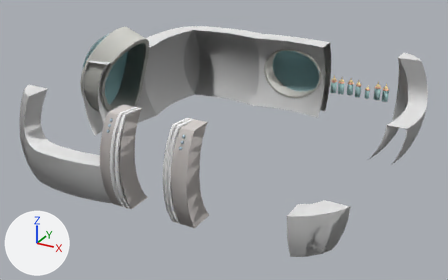
What one commit did to the glTF model www/models/lba2/iso_scenes/118.glb.
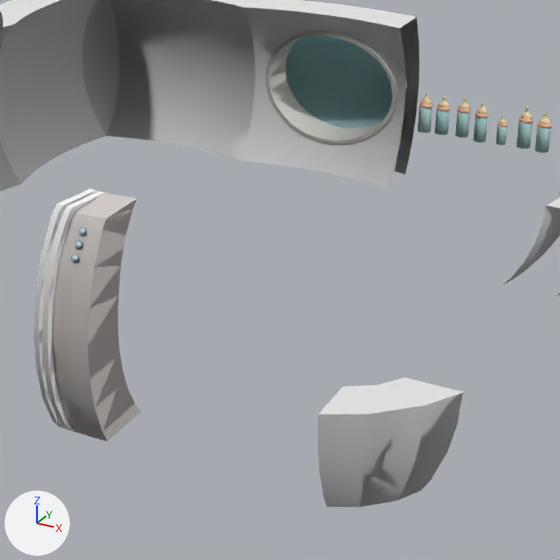
Each version is shown whole from a 50 mm lens placed at (50.91, -56.65, 14.23), pointed at (37.75, -32.71, 2.26), then close up on the part from 33% to 88% of the width and 13% to 100% of the height. The lights are fixed; the arrows at lower left show +X, +Y and +Z. Where no turn or scale is listed for an object, it has been applied to the vertices. Vertices at the same position are counted once.

Names of what the first close-up shows: 'colored', 'textured_51c720184e9b89eb', 'textured_e409904b42712040', 'transparent_2', 'transparent_3'.
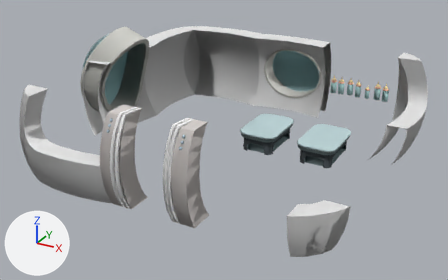
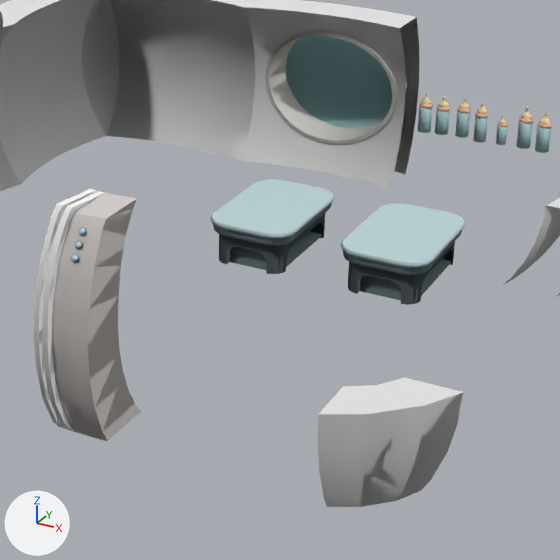
Pixel boxes (x1, y1, x2, y2) of what changed, in the close-ups (560 x 560 px):
part 1 of me_mesh_0, added
    after: (211, 179, 334, 274)
part 2 of me_mesh_0, added
    after: (341, 203, 465, 305)

What changed in the scene script:
```text
Change me_mesh_0:
    used by ob_colored; location = (0.0, 0.0, 0.0)
    remove me_mesh_0.from_pydata(...)  # 4636 vertices, 8773 faces; spans x 30.1..43.6, y -39.9..-24.2, z 1.5..6.8
    add me_mesh_0.from_pydata(...)  # 5550 vertices, 10525 faces; spans x 30.1..43.6, y -39.9..-24.2, z 1.5..6.8
    me_mesh_0 part 1: a new loose piece of 457 vertices spanning x 38.0..40.0, y -32.0..-29.0, z 1.5..2.5, in mat_material_0
    me_mesh_0 part 2: a new loose piece of 457 vertices spanning x 41.0..43.0, y -32.0..-29.0, z 1.5..2.5, in mat_material_0
```
